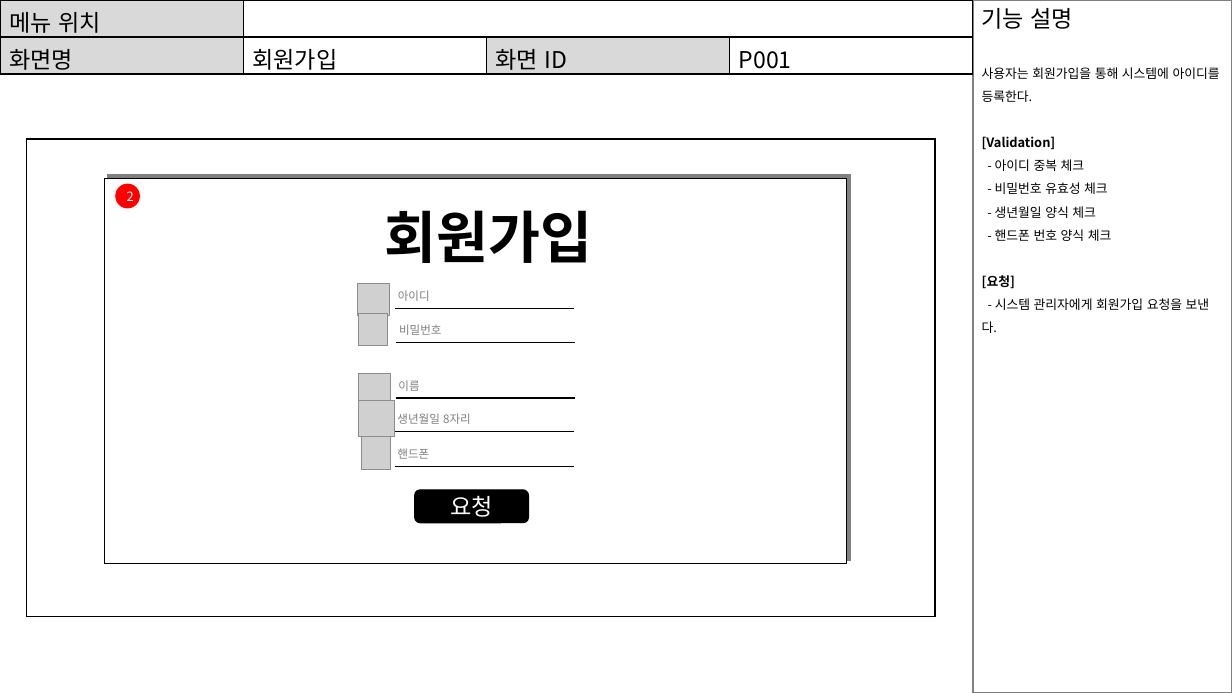
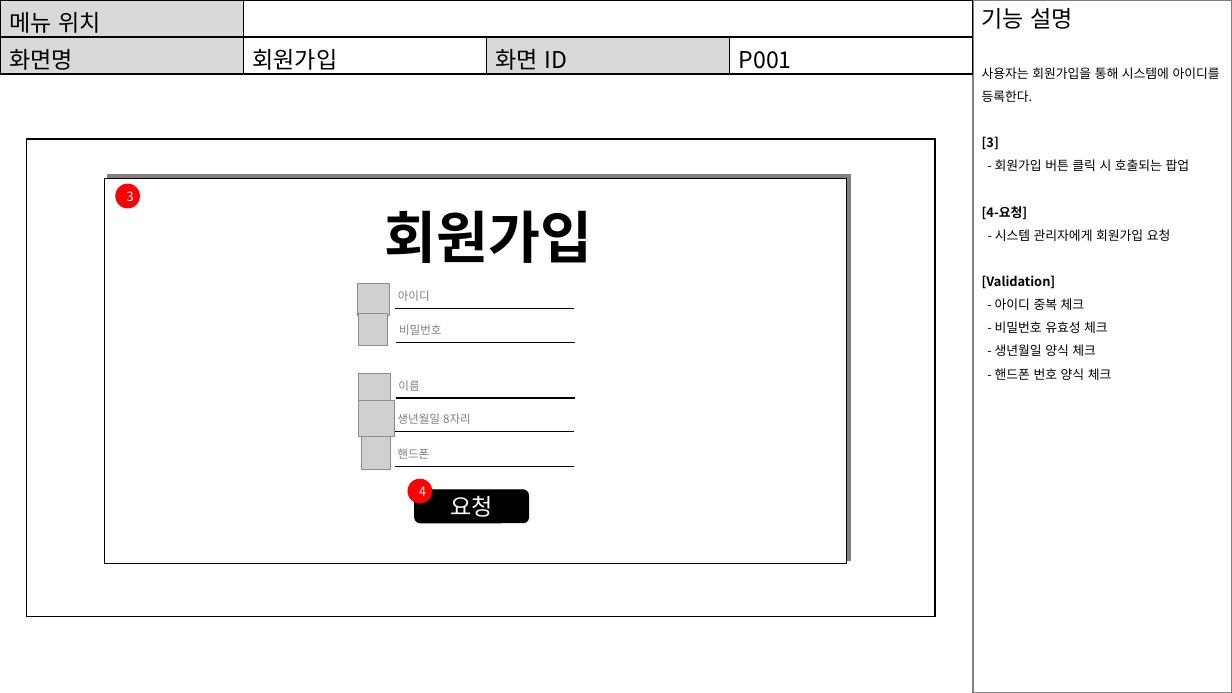
Before and after one commit to ckdals6932/ISSUE-PROJECT, a slide deck: slide 6 of src/main/webapp/document/화면설계서.pptx (slide 4 before the commit). Drawn at 1232x693 pixels with LibreOffice and Linux fonts; fonts in the diff are those of the drawing; grey boxes stand for pictures. Boxes give left, top, right and bottom in pixels: in the first picture for what was removed or moved away, otherwise in the second. Text is boxed around its words. In the diff, an @@ line names an element or a change of style, - is before the commit and + after.

```diff
--- a/src/main/webapp/document/화면설계서.pptx
+++ b/src/main/webapp/document/화면설계서.pptx
@@ text at box(982, 136, 1190, 241): paragraphs added @@
+[3]
+- 회원가입 버튼 클릭 시 호출되는 팝업
+[4-요청]
+- 시스템 관리자에게 회원가입 요청
@@ text in ellipse at box(127, 191, 134, 201): text changed @@
-2
+3
@@ text at box(982, 275, 1210, 333): paragraphs removed @@
-[요청]
-- 시스템 관리자에게 회원가입 요청을 보낸다.
@@ ellipse added at box(409, 480, 432, 503), fill #FF0000, outline #FF0000 1 pt, 10 pt, text #FFFFFF @@
+4
```
Also in this commit, not shown: 5 other slides changed, 3 slides added, 1 other file.
